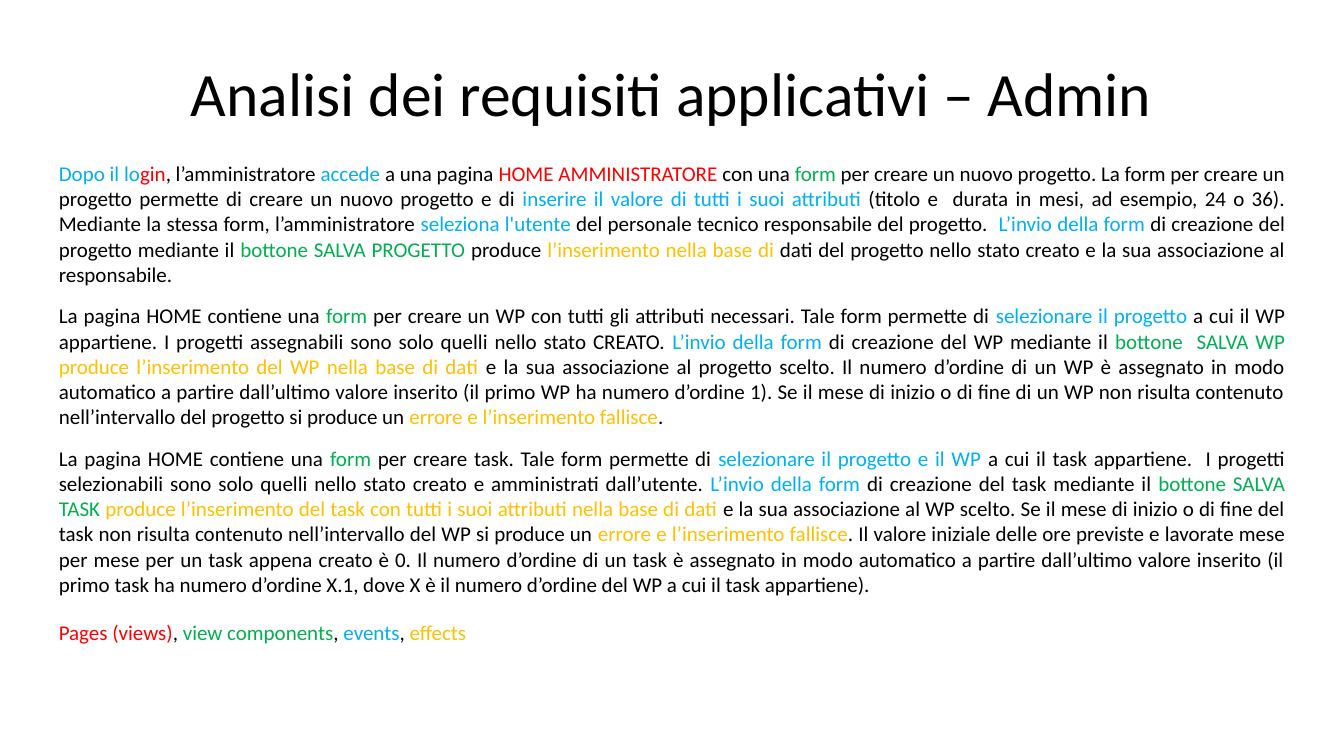
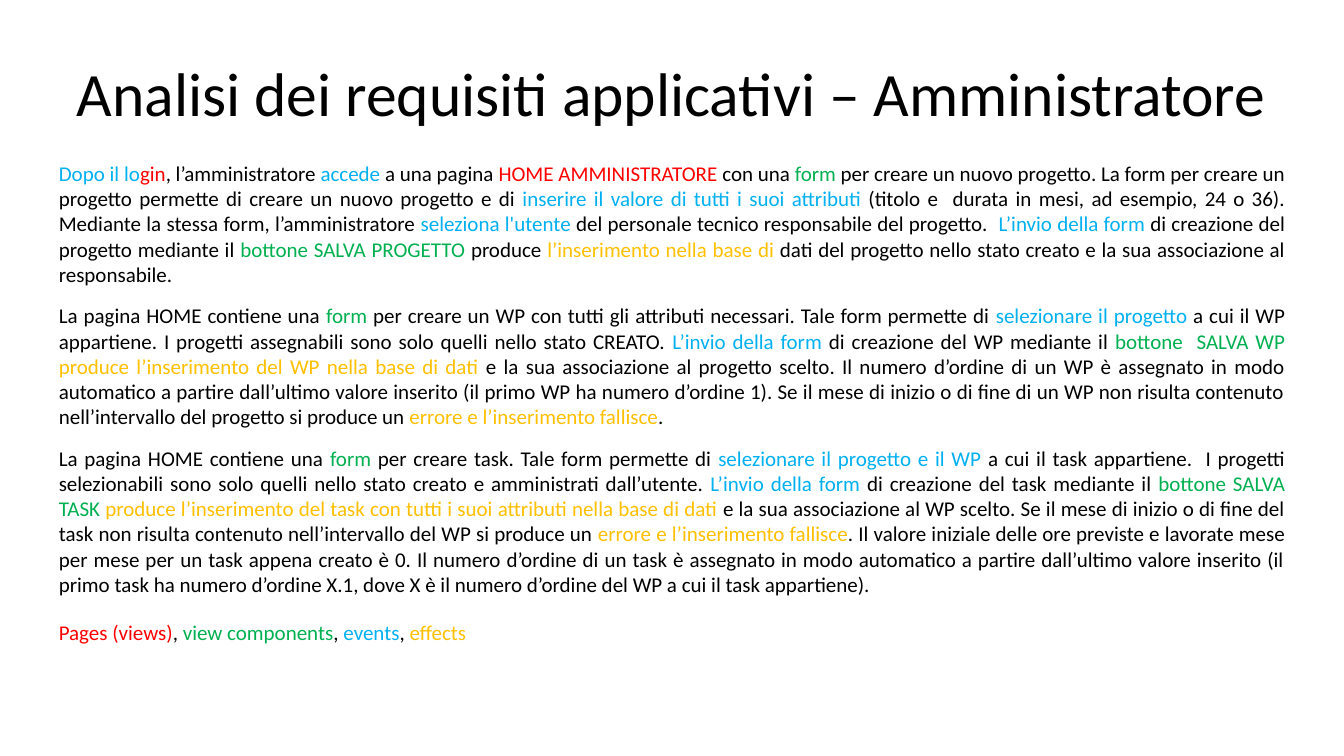
Before and after one commit to gilbertobrambilla/tiw-2026-html, a slide deck: slide 8 of docs/TIW_documentazione.pptx. Drawn at 1344x756 pixels with LibreOffice and Linux fonts; fonts in the diff are those of the drawing. Boxes give left, top, right and bottom in pixels: in the first picture for what was removed or moved away, otherwise in the second. Text is boxed around its words. In the diff, an @@ line names an element or a change of style, - is before the commit and + after.

```diff
--- a/docs/TIW_documentazione.pptx
+++ b/docs/TIW_documentazione.pptx
@@ text at (77,73,1265,126): text changed @@
-Analisi dei requisiti applicativi – Admin
+Analisi dei requisiti applicativi – Amministratore
```
Also in this commit, not shown: 16 other slides changed, 8 slides added.
